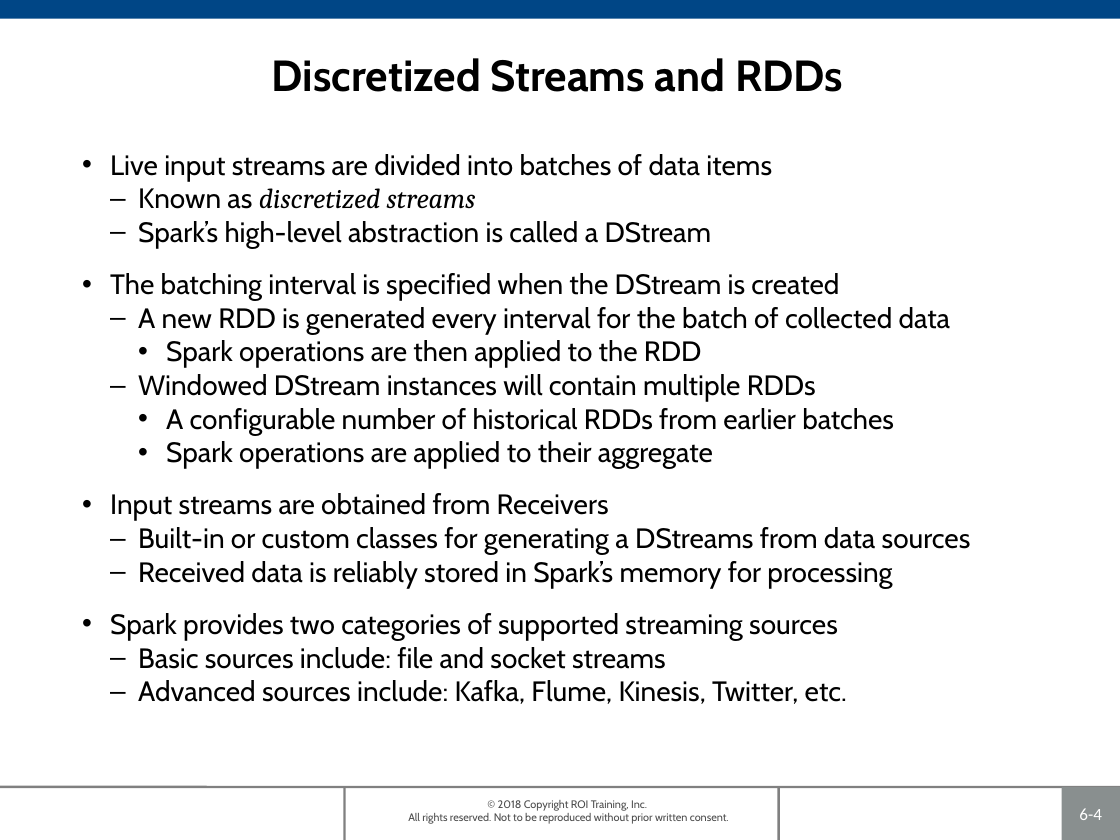
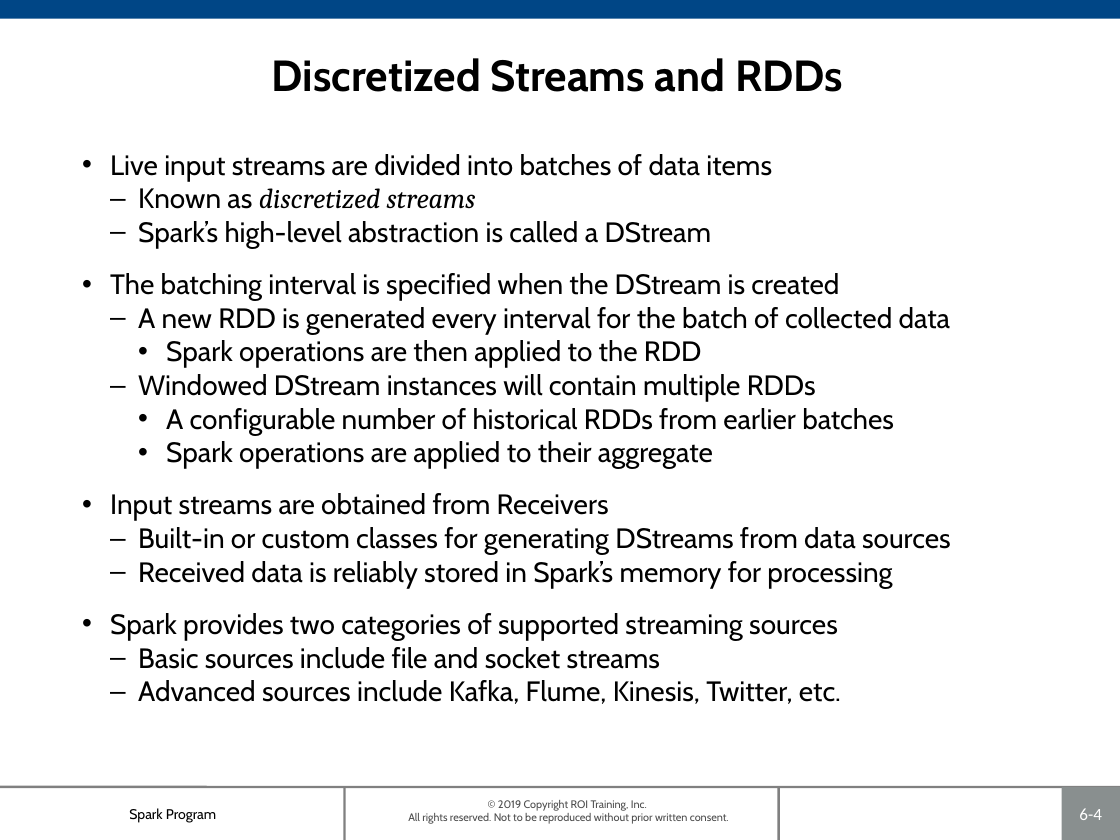
Before and after one commit to roitraining/SparkProgram, a slide deck: slide 4 of Day5/Ch06_SparkStreaming.pptx. Drawn at 1120x840 pixels with LibreOffice and Linux fonts; fonts in the diff are those of the drawing; background and template pictures are left out. Boxes give left, top, right and bottom in pixels: in the first picture for what was removed or moved away, otherwise in the second. Text is boxed around its words. In the diff, an @@ line names an element or a change of style, - is before the commit and + after.

```diff
--- a/Day5/Ch06_SparkStreaming.pptx
+++ b/Day5/Ch06_SparkStreaming.pptx
@@ text at (138,527,951,555): text changed @@
-  – Built-in or custom classes for generating a DStreams from data sources
+  – Built-in or custom classes for generating DStreams from data sources
@@ text at (138,647,841,704): text changed @@
-  – Basic sources include: file and socket streams
-  – Advanced sources include: Kafka, Flume, Kinesis, Twitter, etc.
+  – Basic sources include file and socket streams
+  – Advanced sources include Kafka, Flume, Kinesis, Twitter, etc.
@@ text added at (129,808,216,823), 9 pt, text #000000 @@
+Spark Program
@@ text at (408,800,729,824): text changed @@
-© 2018 Copyright ROI Training, Inc.
-All rights reserved. Not to be reproduced without prior written consent.
+© 2019 Copyright ROI Training, Inc.
+All rights reserved. Not to be reproduced without prior written consent.
```
Also in this commit, not shown: 14 other slides changed, 1 other file.
